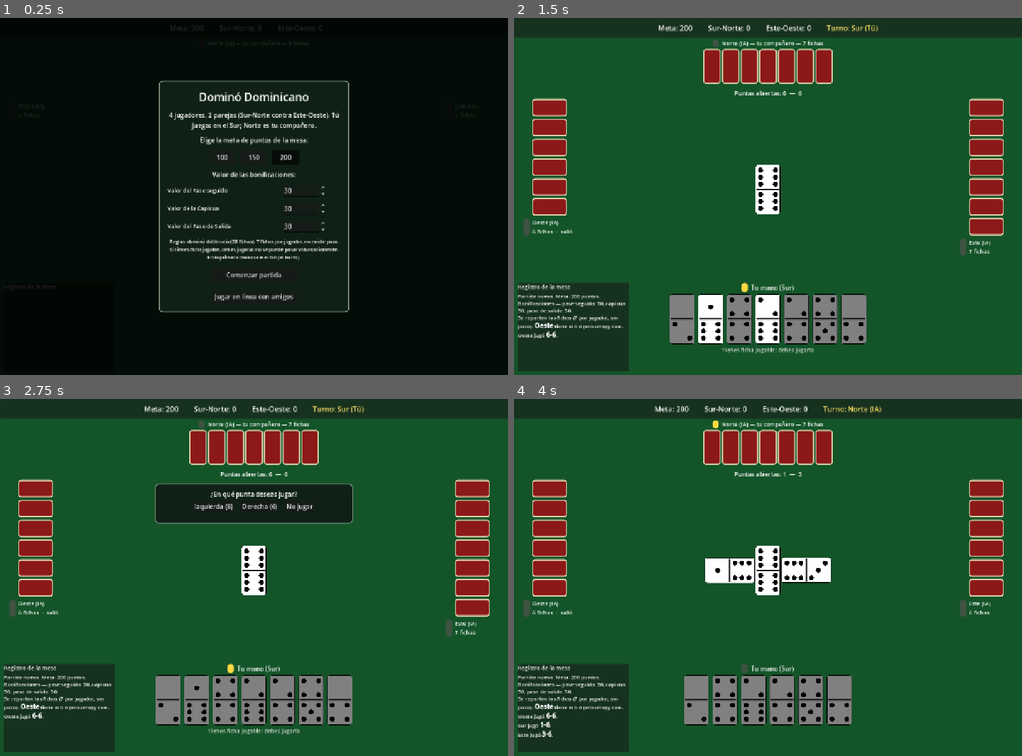
Above: before the commit, frames 1-4 (two rows, left to right).
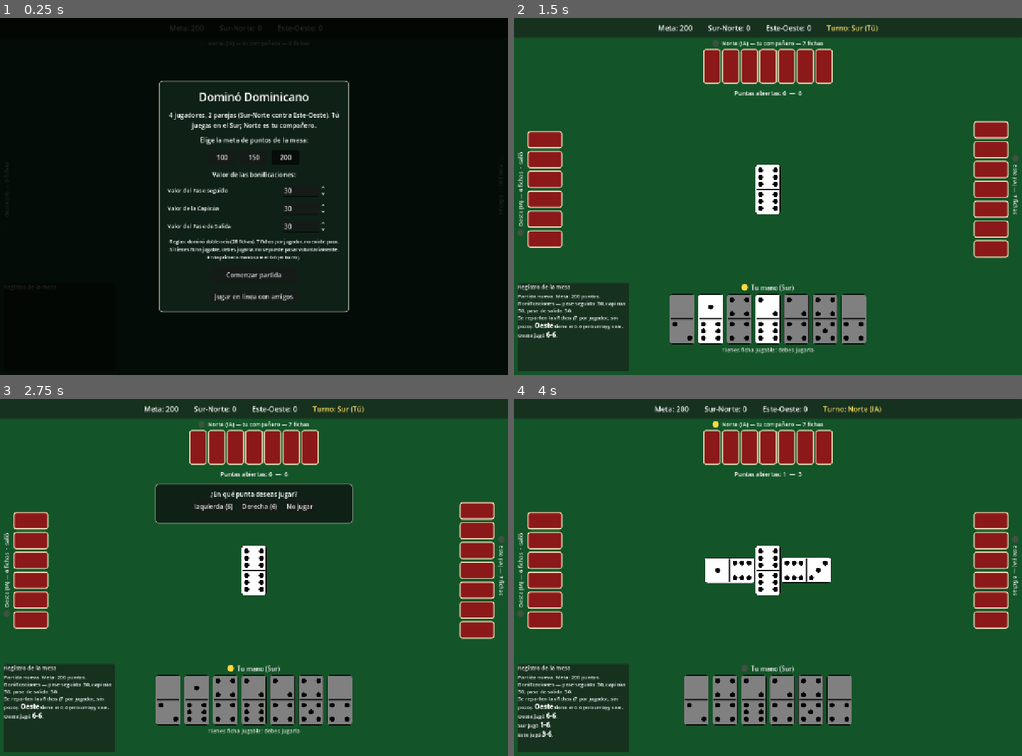
Above: after the commit, the same moments.

Repository: sact1909/domino-game
Game: Godot game, scene res://scenes/Boot.tscn
The game is run twice, just before and just after one commit, with the same random seed, the same clock (stepped at 60 frames per second) and the same inputs.
Inputs (mouse positions are in pixels of both pictures, inside the frame that each line leads up to):
- Up to frame 1 (0.25 s): no input
- Up to frame 2 (1.5 s): click "Comenzar partida" at 0.5 s; tap Enter at 1.25 s
- Up to frame 3 (2.75 s): click (198, 698) at 2.02 s
- Up to frame 4 (4 s): click "Izquierda (6)" at 2.75 s; tap Space at 3.5 s

The runs differ from the first frame. In frame 1, less than 0.1% of the frame differs, in the area x 1-99%, y 24-55%; in frame 2, 4.8%; in frame 3, 4.8%; in frame 4, 5.1%, in the area x 0-100%, y 6-77%.

Commit message:
fix Este/Oeste name

Diff:
--- a/scripts/Main.gd
+++ b/scripts/Main.gd
@@ -25,6 +25,20 @@
 # izquierdo hacia abajo) y desde ahí sigue derecho en el sentido contrario el resto
 # de la mano, igual que en una mesa real cuando la cadena se acerca al borde.
 const ROW_LENGTH := 5
+
+# Medidas de los dos puestos laterales. El canal donde va el nombre girado sale de
+# restarle a la ventana el panel y las fichas, así que todo se calcula de acá.
+#
+# El canal mide 34 px para un texto de unos 19: queda ajustado a propósito. Con el canal
+# ancho el nombre flotaba lejos del borde y de las fichas a la vez, y no hace falta más
+# sitio porque el nombre nunca envuelve a una segunda línea.
+const SCREEN_SIZE := Vector2(1280, 900)
+const SIDE_PANEL_SIZE := Vector2(140, 456)
+const SIDE_TILE_SIZE := Vector2(88, 44)
+const SIDE_LEFT_POS := Vector2(8, 204)
+const SIDE_RIGHT_POS := Vector2(1132, 204)
+const SIDE_DOT_SIZE := 16.0
+const SIDE_TITLE_GAP := 7.0
 
 const LOBBY_SCENE := "res://scenes/Lobby.tscn"
 
@@ -296,66 +310,99 @@
 
 # En los laterales la etiqueta va DEBAJO de la pila de fichas, siguiendo la columna,
 # para que se lea junto a las fichas de ese jugador y no arriba, despegada de ellas.
+# Los dos puestos de los lados se arman igual: la columna de fichas centrada en el panel,
+# y el nombre GIRADO 90° en el canal que queda entre las fichas y el borde de la ventana.
+#
+# El nombre va girado para acompañar a las fichas, que también lo están, y va en el canal
+# porque es el hueco libre que le corresponde a ese puesto — el equivalente de la franja
+# que usa Norte encima de las suyas. Debajo de la columna quedaba a media pantalla, lejos
+# de las fichas que nombra.
+#
+# Un control girado no se lleva bien con los contenedores: el contenedor lo coloca por su
+# rectángulo SIN girar y el resultado no tiene nada que ver con lo que se ve. Por eso el
+# nombre y su bolita van colocados a mano, y solo las fichas quedan en el contenedor.
 func _build_left_panel() -> void:
+	left_stack = _build_side_panel(SIDE_LEFT_POS, POS_LEFT, true, func(lbl: Label): left_title = lbl)
+
+
+func _build_right_panel() -> void:
+	right_stack = _build_side_panel(SIDE_RIGHT_POS, POS_RIGHT, false, func(lbl: Label): right_title = lbl)
+
+
+func _build_side_panel(at: Vector2, screen_pos: int, toward_left_edge: bool, keep_title: Callable) -> VBoxContainer:
 	var panel := VBoxContainer.new()
-	panel.position = Vector2(10, 204)
-	panel.size = Vector2(160, 456)
+	panel.position = at
+	panel.size = SIDE_PANEL_SIZE
 	panel.alignment = BoxContainer.ALIGNMENT_BEGIN
-	panel.add_theme_constant_override("separation", 8)
 	add_child(panel)
 
+	# El centrador se queda con TODO el alto del panel, y dentro la columna queda en el
+	# medio sin importar cuántas fichas le falten. Sin esto colgaban del borde de arriba y
+	# se acortaban hacia abajo, mientras la columna de enfrente sí se mantenía centrada.
 	var center := CenterContainer.new()
+	center.size_flags_vertical = Control.SIZE_EXPAND_FILL
 	panel.add_child(center)
 
-	left_stack = VBoxContainer.new()
-	left_stack.alignment = BoxContainer.ALIGNMENT_BEGIN
-	left_stack.add_theme_constant_override("separation", 6)
-	center.add_child(left_stack)
-
-	var title_row := HBoxContainer.new()
-	title_row.alignment = BoxContainer.ALIGNMENT_CENTER
-	title_row.add_theme_constant_override("separation", 6)
-	panel.add_child(title_row)
-
-	turn_dots[POS_LEFT] = _make_turn_dot()
-	title_row.add_child(turn_dots[POS_LEFT])
-
-	left_title = Label.new()
-	left_title.autowrap_mode = TextServer.AUTOWRAP_WORD
-	left_title.custom_minimum_size = Vector2(110, 0)
-	left_title.add_theme_font_size_override("font_size", 14)
-	title_row.add_child(left_title)
-
-
-func _build_right_panel() -> void:
-	var panel := VBoxContainer.new()
-	panel.position = Vector2(1110, 204)
-	panel.size = Vector2(160, 456)
-	panel.alignment = BoxContainer.ALIGNMENT_BEGIN
-	panel.add_theme_constant_override("separation", 8)
-	add_child(panel)
-
-	var center := CenterContainer.new()
-	panel.add_child(center)
-
-	right_stack = VBoxContainer.new()
-	right_stack.alignment = BoxContainer.ALIGNMENT_BEGIN
-	right_stack.add_theme_constant_override("separation", 6)
-	center.add_child(right_stack)
-
-	var title_row := HBoxContainer.new()
-	title_row.alignment = BoxContainer.ALIGNMENT_CENTER
-	title_row.add_theme_constant_override("separation", 6)
-	panel.add_child(title_row)
-
-	turn_dots[POS_RIGHT] = _make_turn_dot()
-	title_row.add_child(turn_dots[POS_RIGHT])
-
-	right_title = Label.new()
-	right_title.autowrap_mode = TextServer.AUTOWRAP_WORD
-	right_title.custom_minimum_size = Vector2(110, 0)
-	right_title.add_theme_font_size_override("font_size", 14)
-	title_row.add_child(right_title)
+	var stack := VBoxContainer.new()
+	stack.alignment = BoxContainer.ALIGNMENT_CENTER
+	stack.add_theme_constant_override("separation", 6)
+	center.add_child(stack)
+
+	_build_side_title(screen_pos, toward_left_edge, keep_title)
+	return stack
+
+
+## Crea el nombre girado y su bolita. Colocarlos es otra cosa: depende de lo que mida el
+## texto, y eso solo se sabe cuando hay texto. Lo hace _layout_side_title() en cada
+## dibujado.
+func _build_side_title(screen_pos: int, toward_left_edge: bool, keep_title: Callable) -> void:
+	var dot: Panel = _make_turn_dot()
+	add_child(dot)
+	turn_dots[screen_pos] = dot
+
+	var title := Label.new()
+	# Sin envoltorio de línea: al girar, el ANCHO de la etiqueta pasa a ocupar alto —donde
+	# sobra sitio— y su ALTO pasa a ocupar el canal, que es lo escaso. Una segunda línea se
+	# comería el canal; un texto largo, en cambio, solo crece hacia donde hay espacio.
+	title.autowrap_mode = TextServer.AUTOWRAP_OFF
+	title.horizontal_alignment = HORIZONTAL_ALIGNMENT_CENTER
+	title.vertical_alignment = VERTICAL_ALIGNMENT_CENTER
+	title.add_theme_font_size_override("font_size", 14)
+	title.rotation_degrees = -90.0 if toward_left_edge else 90.0
+	add_child(title)
+	keep_title.call(title)
+
+
+## Coloca el nombre girado y su bolita, con la caja ajustada a lo que mide el texto.
+##
+## Ajustarla importa: con una caja fija más ancha que el texto, pegar el texto a un borde
+## dejaba un nombre arriba y el otro abajo —porque los lados leen en sentidos opuestos— y
+## centrarlo lo alejaba de la bolita. Con la caja a medida se puede centrar el NOMBRE en
+## los dos lados y dejar la bolita pegada a él.
+func _layout_side_title(title: Label, dot: Panel, at: Vector2, toward_left_edge: bool) -> void:
+	# La caja se ajusta al texto en las dos dimensiones. Un alto fijo dejaba aire arriba y
+	# abajo que, al girar, se convertía en hueco contra el borde y contra las fichas.
+	var natural: Vector2 = title.get_minimum_size()
+	var text_length: float = natural.x
+	title.size = natural
+	# Se gira alrededor de su propio centro: así basta con colocar ese centro donde se
+	# quiere y el giro no lo desplaza.
+	title.pivot_offset = title.size / 2.0
+
+	var tiles_left: float = at.x + (SIDE_PANEL_SIZE.x - SIDE_TILE_SIZE.x) / 2.0
+	var lane_x: float = tiles_left / 2.0
+	if not toward_left_edge:
+		lane_x = (tiles_left + SIDE_TILE_SIZE.x + SCREEN_SIZE.x) / 2.0
+
+	# El nombre va centrado en el alto del panel en los dos lados, para que se vean a la
+	# misma altura. La bolita se pega justo antes de donde EMPIEZA el texto según el
+	# sentido de lectura de ese lado: abajo en el izquierdo, arriba en el derecho.
+	var middle_y: float = at.y + SIDE_PANEL_SIZE.y / 2.0
+	var dot_offset: float = text_length / 2.0 + SIDE_TITLE_GAP + SIDE_DOT_SIZE / 2.0
+	var dot_y: float = middle_y + dot_offset if toward_left_edge else middle_y - dot_offset
+
+	title.position = Vector2(lane_x, middle_y) - title.size / 2.0
+	dot.position = Vector2(lane_x - SIDE_DOT_SIZE / 2.0, dot_y - SIDE_DOT_SIZE / 2.0)
 
 
 func _build_board_area() -> void:
@@ -485,9 +532,14 @@
 	panel.add_theme_stylebox_override("panel", sb)
 
 
+## Bolita de turno. Tiene que quedar CUADRADA para que el redondeo la haga un círculo:
+## dentro de un HBoxContainer los hijos se estiran al alto de la fila, y con una etiqueta
+## de dos líneas quedaba de 16x36 — una pastilla, no un círculo. SHRINK_CENTER la deja en
+## su tamaño y la centra verticalmente junto al texto.
 func _make_turn_dot() -> Panel:
 	var dot := Panel.new()
 	dot.custom_minimum_size = Vector2(16, 16)
+	dot.size_flags_vertical = Control.SIZE_SHRINK_CENTER
 	var sb := StyleBoxFlat.new()
 	sb.bg_color = Color(0.25, 0.32, 0.26)
 	sb.set_corner_radius_all(8)
@@ -1517,14 +1569,16 @@
 
 func _render_side_stacks() -> void:
 	var left_seat: int = _seat_at(POS_LEFT)
-	left_title.text = _rival_label(left_seat, true)
+	left_title.text = _rival_label(left_seat, false)
+	_layout_side_title(left_title, turn_dots[POS_LEFT], SIDE_LEFT_POS, true)
 	for c in left_stack.get_children():
 		c.queue_free()
 	for i in range(pub.hand_counts[left_seat]):
 		left_stack.add_child(_make_tile_back(88, 44))
 
 	var right_seat: int = _seat_at(POS_RIGHT)
-	right_title.text = _rival_label(right_seat, true)
+	right_title.text = _rival_label(right_seat, false)
+	_layout_side_title(right_title, turn_dots[POS_RIGHT], SIDE_RIGHT_POS, false)
 	for c in right_stack.get_children():
 		c.queue_free()
 	for i in range(pub.hand_counts[right_seat]):
